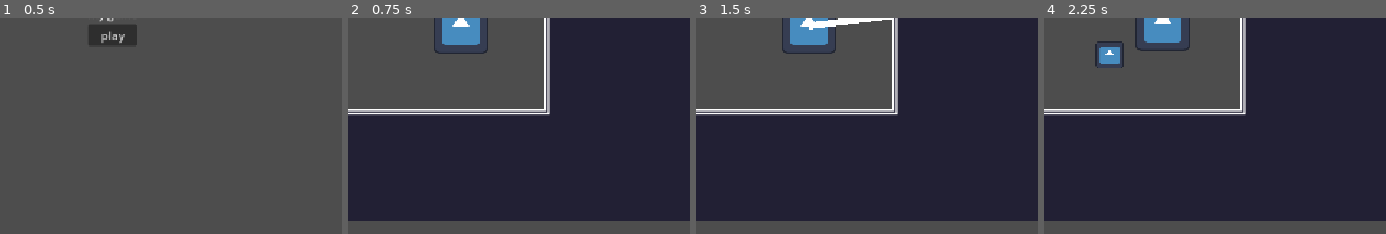
Above: before the commit, frames 1-4 (left to right).
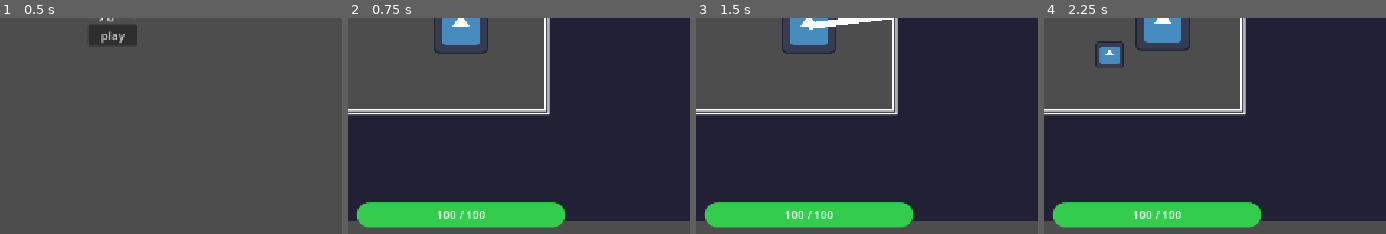
Above: after the commit, the same moments.

Repository: helladecimal/throwmania
Game: Godot game, scene res://scenes/ui.tscn
Two runs of this game, one before a commit and one after it. Both use one fixed random seed, a clock stepped at 60 frames per second and the inputs below. The engine's default icon, where the game draws it, is replaced by a stand-in: a white triangle on a blue panel in a dark square.
Inputs (mouse positions are % of the whole screen's width and height, from its top left):
- Up to frame 1 (0.5 s): no input
- Up to frame 2 (0.75 s): click "play" at 0.5 s
- Up to frame 3 (1.5 s): tap Enter at 1.25 s; move the mouse to (67, 47) at 1.27 s; press the mouse at (67, 47) at 1.28 s; hold Right from 1.28 s (still down)
- Up to frame 4 (2.25 s): tap Space at 2 s; move the mouse to (18, 57) at 2.02 s; release Right at 2.03 s; release the mouse at (18, 57) at 2.03 s; hold Down from 2.03 s (still down); tap Alt at 2.1 s
The pictures show only the part of the screen within x 25-75%, y 50-100%; the shares and areas given below are measured in that part.

Frame 1 is identical in both runs. In frame 2, 7.2% of the frame differs, in the area x 2-64%, y 85-98%; in frame 3, 7.2%; in frame 4, 7.2%.

Commit message:
made health bar

Diff:
--- a/scenes/main.tscn
+++ b/scenes/main.tscn
@@ -3,6 +3,7 @@
 [ext_resource type="PackedScene" uid="uid://n4tt7ta0rue2" path="res://scenes/player.tscn" id="1_o5qli"]
 [ext_resource type="Script" uid="uid://ded46xtk20tm3" path="res://scripts/player.gd" id="2_sugp2"]
 [ext_resource type="Texture2D" uid="uid://b586qf1o2ecxo" path="res://assets/textures.png" id="3_jyhfs"]
+[ext_resource type="Script" uid="uid://c3pbqk02tj1u4" path="res://scripts/hud.gd" id="4_jyhfs"]
 
 [sub_resource type="TileSetAtlasSource" id="TileSetAtlasSource_tbgi4"]
 texture = ExtResource("3_jyhfs")
@@ -36,3 +37,17 @@
 [node name="TileMapLayer" type="TileMapLayer" parent="Main2D/Level" unique_id=1801192974]
 tile_map_data = PackedByteArray("AAD6//3/AAAAAAAAAAD6//7/AAAAAAAAAAD6////AAAAAAAAAAD6/wAAAAAAAAAAAAD6/wEAAAAAAAAAAAD6/w …(4992 unchanged characters)…
 tile_set = SubResource("TileSet_g4v7s")
+
+[node name="HUD" type="CanvasLayer" parent="." unique_id=353599394]
+script = ExtResource("4_jyhfs")
+
+[node name="HealthBar" type="ProgressBar" parent="HUD" unique_id=862622375]
+custom_minimum_size = Vector2(0, 30)
+anchors_preset = 12
+anchor_top = 1.0
+anchor_right = 1.0
+anchor_bottom = 1.0
+offset_top = -4.0
+grow_horizontal = 2
+grow_vertical = 0
+show_percentage = false
--- /dev/null
+++ b/scripts/hud.gd
@@ -0,0 +1,33 @@
+extends CanvasLayer
+
+@onready var health_bar: ProgressBar = $HealthBar
+@onready var player = $"../Main2D/Player"
+var label := Label.new()
+var max_health := 100
+
+func _ready() -> void:
+	max_health = player.health
+	health_bar.max_value = max_health
+	health_bar.show_percentage = false
+	health_bar.set_anchors_preset(Control.PRESET_CENTER_BOTTOM)
+	health_bar.custom_minimum_size = Vector2(300, 36)
+	health_bar.offset_left = -150
+	health_bar.offset_right = 150
+	health_bar.offset_top = -70
+	health_bar.offset_bottom = -34
+	var fill := StyleBoxFlat.new()
+	fill.bg_color = Color(0.2, 0.8, 0.3)
+	fill.set_corner_radius_all(18)
+	var bg := StyleBoxFlat.new()
+	bg.bg_color = Color(0, 0, 0, 0.6)
+	bg.set_corner_radius_all(18)
+	health_bar.add_theme_stylebox_override("fill", fill)
+	health_bar.add_theme_stylebox_override("background", bg)
+	label.set_anchors_preset(Control.PRESET_FULL_RECT)
+	label.horizontal_alignment = HORIZONTAL_ALIGNMENT_CENTER
+	label.vertical_alignment = VERTICAL_ALIGNMENT_CENTER
+	health_bar.add_child(label)
+
+func _process(_delta: float) -> void:
+	health_bar.value = player.health
+	label.text = "%d / %d" % [player.health, max_health]
Not shown, added: scripts/hud.gd.uid
